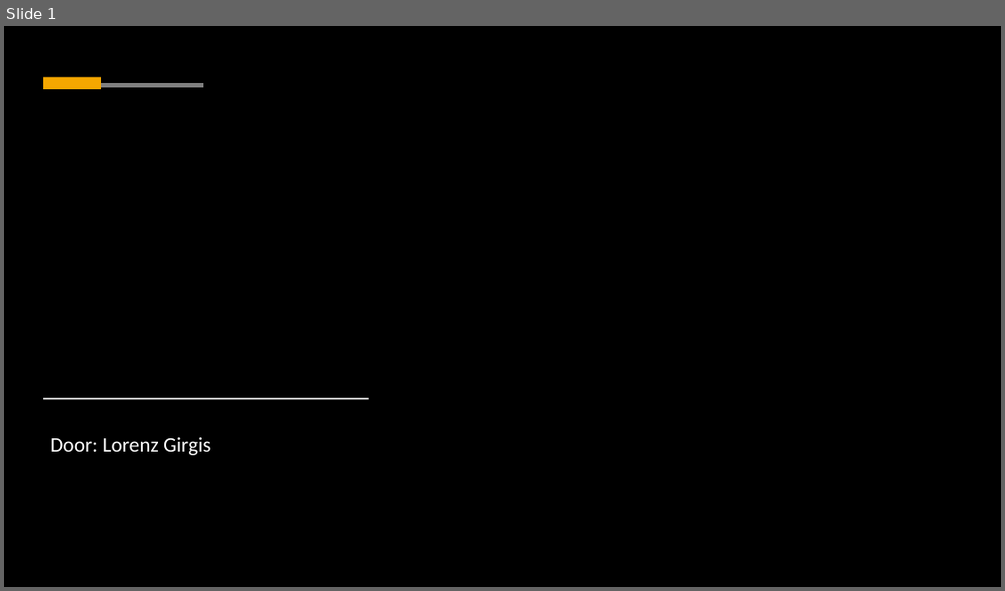
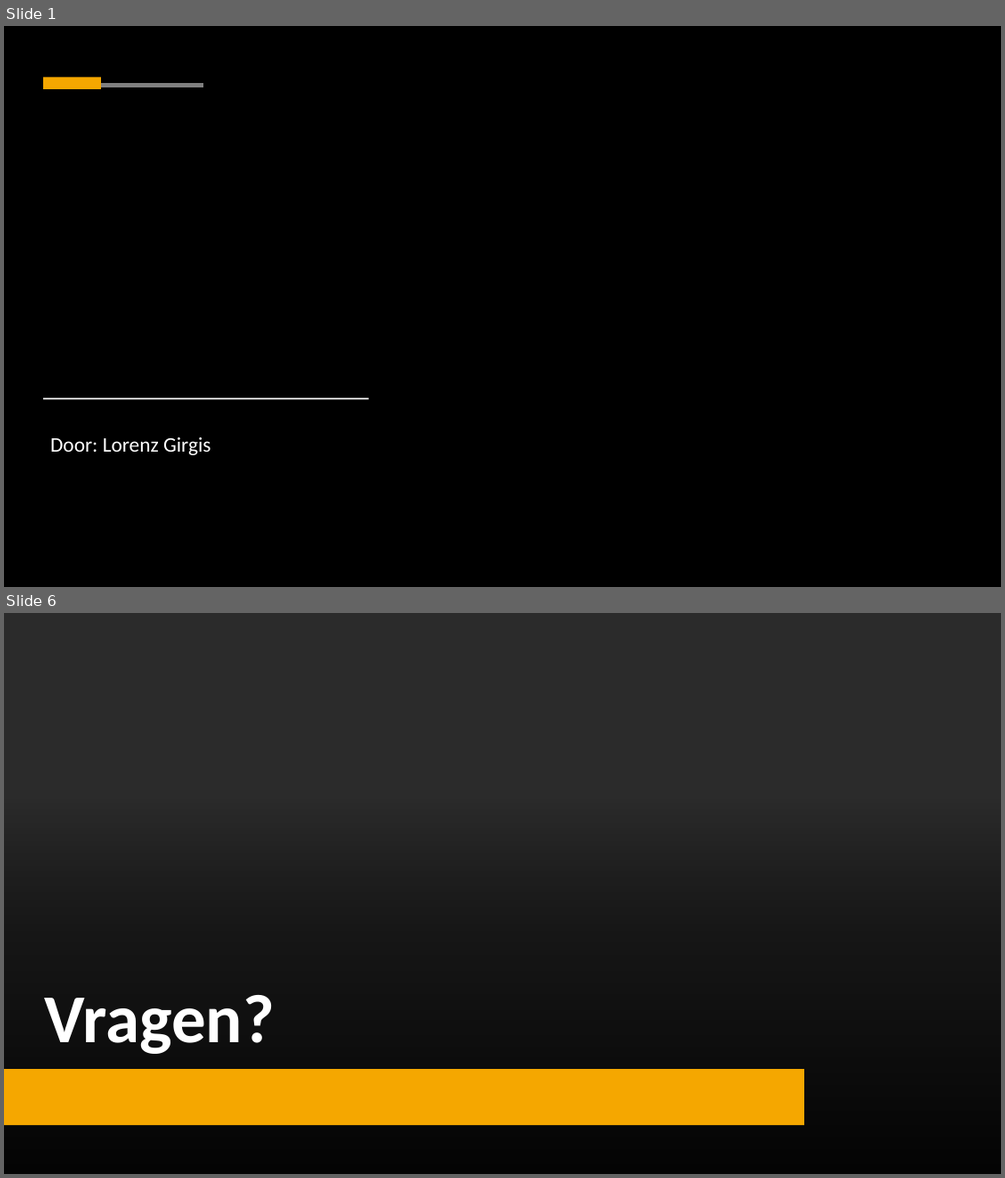
Before and after one commit to LorenzGirgis/Game-Development, a slide deck: Break out.pptx. Shown one above the other, each under a label of ours: slide 1 before the commit, slides 1 and 6 after it; the slides between them are not shown. The pictures are 1005x591 and 1005x1178 pixels, drawn with LibreOffice and Linux fonts; fonts in the diff are those of the drawing; background and template pictures are left out; a plain dark background stands for a picture behind light text. Boxes give left, top, right and bottom in pixels: in the first picture for what was removed or moved away, otherwise in the second. Text is boxed around its words. In the diff, an @@ line names an element or a change of style, - is before the commit and + after.

```diff
--- a/Break out.pptx
+++ b/Break out.pptx
@@ slide 6 added at box(4, 613, 1001, 1174), background picture (left out) @@
@@ rectangle added at box(4, 613, 1001, 1174), fill #FFFFFF @@
@@ rectangle added at box(49, 613, 963, 779), fill #FFFFFF, outline #E9E9E9 0.75 pt @@
@@ rectangle added at box(50, 613, 963, 778), fill #FFFFFF @@
@@ rectangle added at box(4, 798, 1001, 1174), fill gradient #000000 @@
@@ title added at box(45, 995, 275, 1054), 66 pt, text #FFFFFF, bold @@
+Vragen?
@@ rounded rectangle added at box(4, 1070, 804, 1126), fill #F5A700 @@
```
Also in this commit, not shown: 4 other slides added, 1 slide removed.
